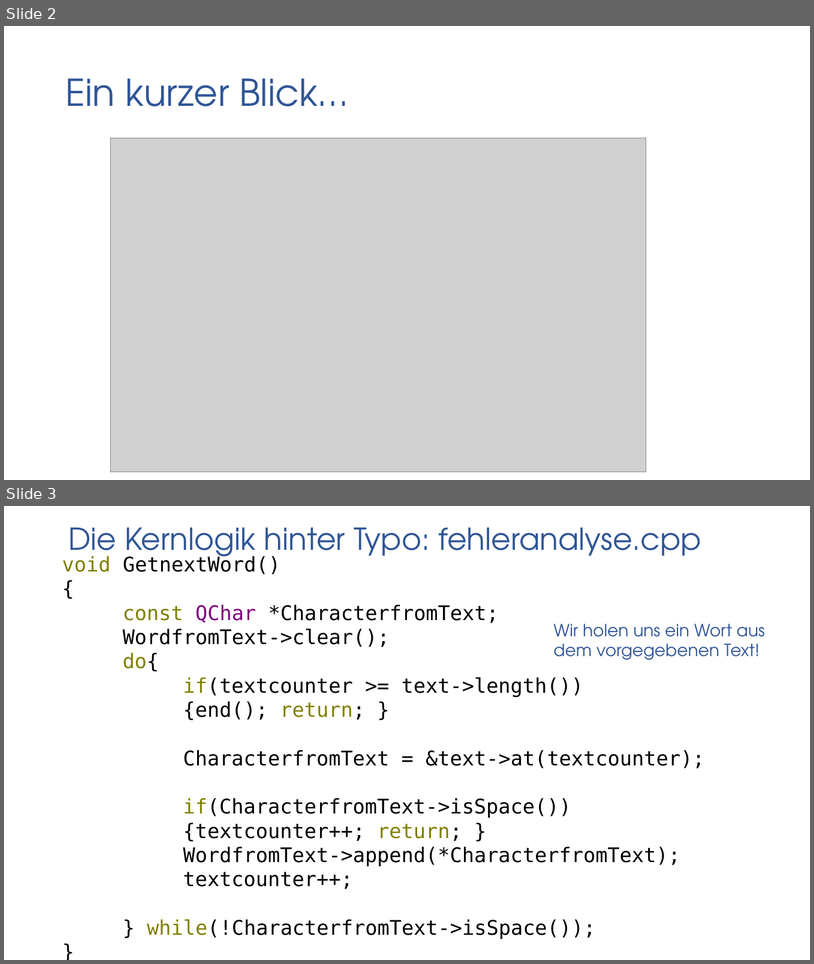
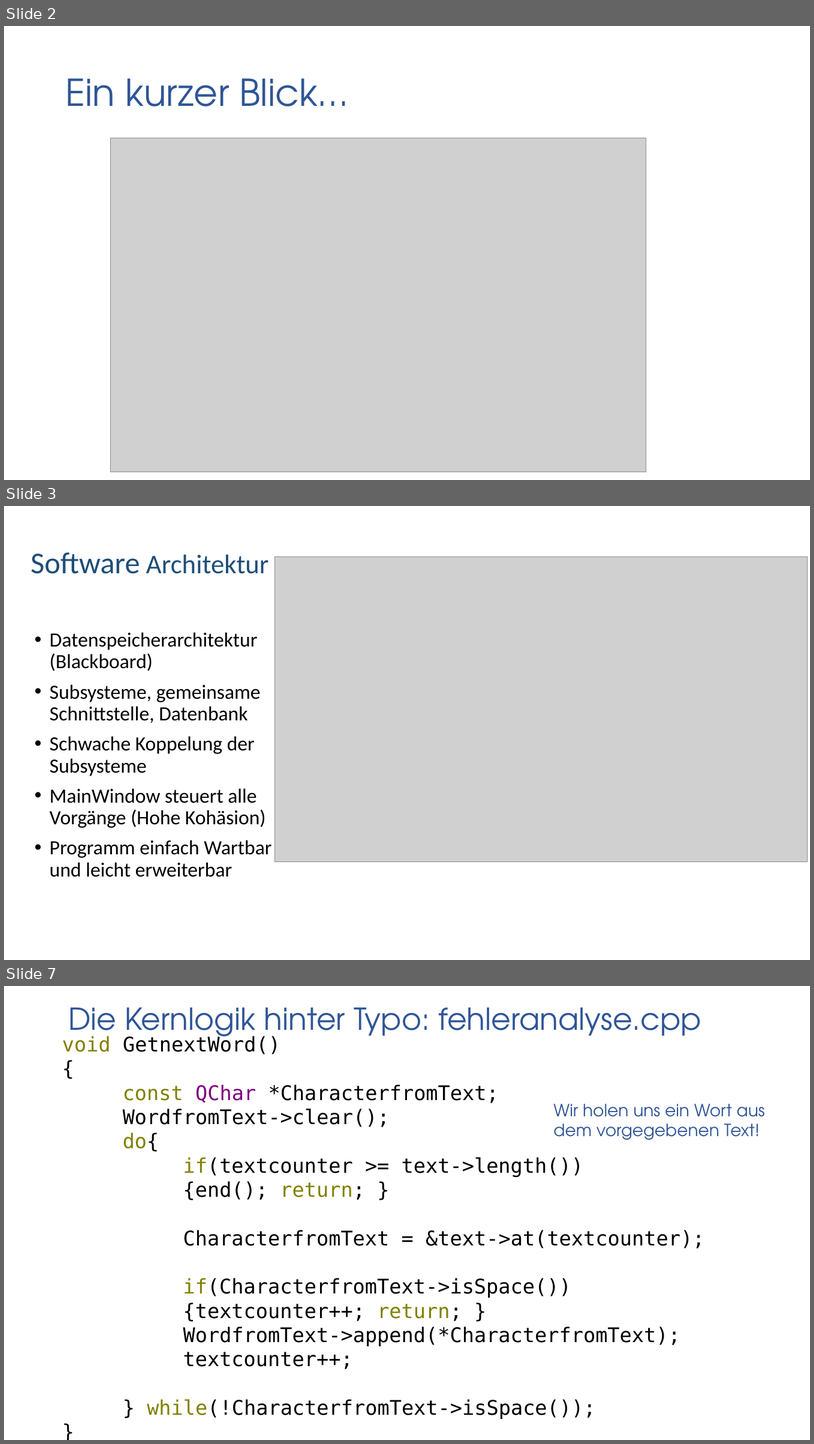
Before and after one commit to gaffli/typo, a slide deck: Meilensteine/MS 5/Projekt.pptx. Shown one above the other, each under a label of ours: slides 2 and 3 before the commit, slides 2, 3 and 7 after it; the slides between them are not shown. The pictures are 814x964 and 814x1444 pixels, drawn with LibreOffice and Linux fonts; fonts in the diff are those of the drawing; grey boxes stand for pictures; background and template pictures are left out. Boxes give left, top, right and bottom in pixels: in the first picture for what was removed or moved away, otherwise in the second. Text is boxed around its words. In the diff, an @@ line names an element or a change of style, - is before the commit and + after.

```diff
--- a/Meilensteine/MS 5/Projekt.pptx
+++ b/Meilensteine/MS 5/Projekt.pptx
@@ slide 3 added at box(4, 506, 810, 960), background picture (left out) @@
@@ title added at box(30, 552, 269, 574), 32 pt, text #1F4E79 @@
+Software Architektur
@@ picture added at box(275, 557, 808, 862) @@
@@ text added at box(50, 632, 272, 877), 24 pt, text #000000 @@
+• Datenspeicherarchitektur (Blackboard)
+• Subsysteme, gemeinsame Schnittstelle, Datenbank
+• Schwache Koppelung der Subsysteme
+• MainWindow steuert alle Vorgänge (Hohe Kohäsion)
+• Programm einfach Wartbar und leicht erweiterbar
@@ what was slide 3 is now slide 7 @@
```
Also in this commit, not shown: 3 other slides added.
